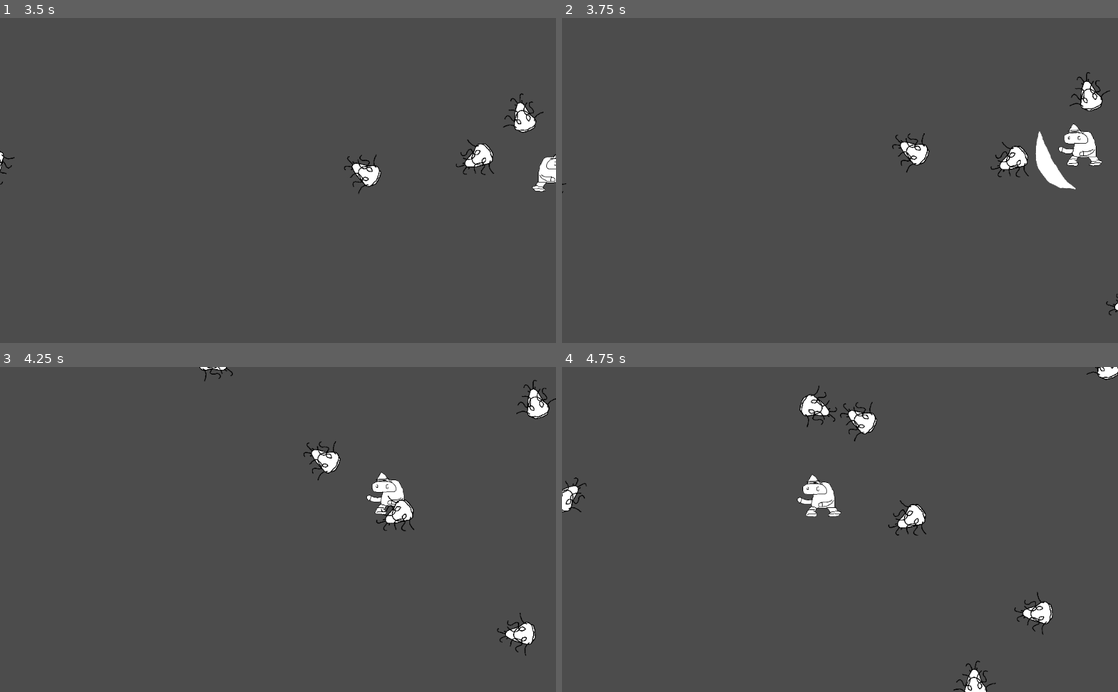
Above: before the commit, frames 1-4 (two rows, left to right).
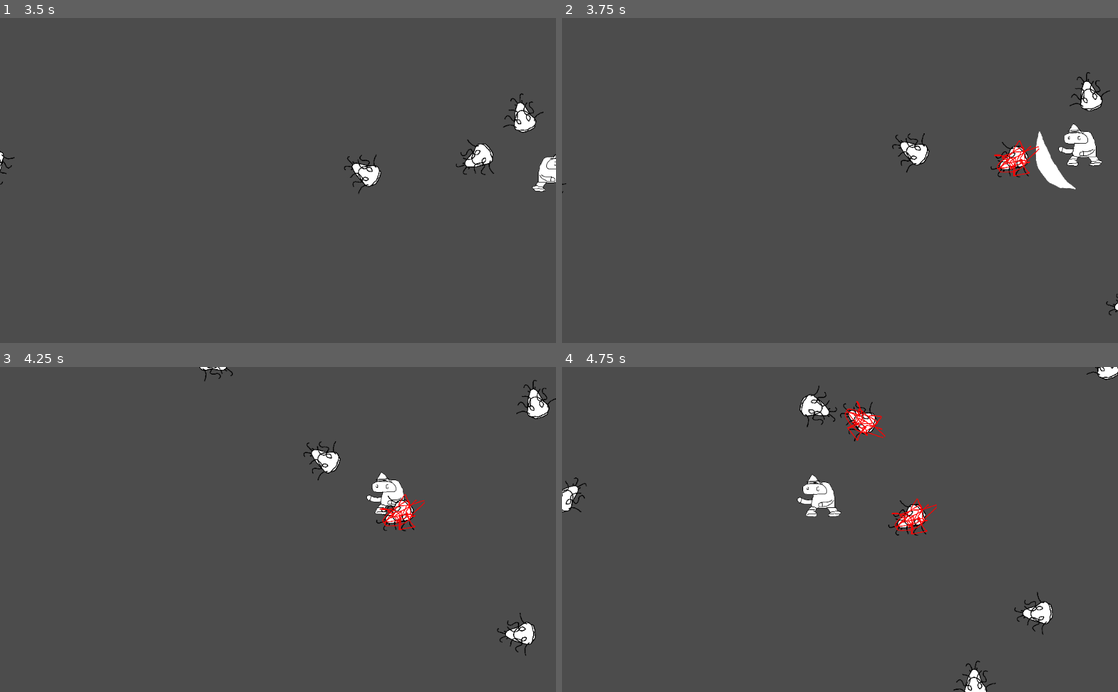
Above: after the commit, the same moments.

Repository: Snorps/deworming
Game: Godot game, scene res://Game.tscn
Two runs of this game, one before a commit and one after it. Both use one fixed random seed, a clock stepped at 60 frames per second and the inputs below.
Inputs (mouse positions are in pixels of both pictures, inside the frame that each line leads up to):
- Up to frame 1 (3.5 s): tap Enter at 0.5 s; move the mouse to (400, 164) at 0.52 s; hold D (move_right) 0.53-1.28 s; click (400, 164) at 0.67 s; move the mouse to (166, 196) at 1.27 s; hold S (move_down) 1.28-2.03 s; click (166, 196) at 1.42 s; move the mouse to (333, 109) at 2.02 s; hold D (move_right) 2.03-2.78 s; click (333, 109) at 2.17 s; move the mouse to (250, 245) at 2.77 s; hold W (move_up) from 2.78 s (still down); click (250, 245) at 2.92 s
- Up to frame 2 (3.75 s): move the mouse to (1006, 229) at 3.52 s; release W (move_up) at 3.53 s; hold A (move_left) from 3.53 s (still down); click (1006, 229) at 3.67 s
- Up to frame 3 (4.25 s): keep holding A (move_left)
- Up to frame 4 (4.75 s): keep holding A (move_left); move the mouse to (673, 480) at 4.27 s; click (673, 480) at 4.42 s

Frame 1 is identical in both runs. In frame 2, 0.3% of the frame differs, in the area x 77-86%, y 37-49%; in frame 3, 0.3%; in frame 4, 0.5%, in the area x 50-68%, y 10-52%.

Commit message:
Allowed enemy killing.

Diff:
--- a/Mob.tscn
+++ b/Mob.tscn
@@ -27,8 +27,15 @@
 frames = SubResource( 1 )
 
 [node name="CollisionPolygon2D" type="CollisionPolygon2D" parent="."]
-polygon = PoolVector2Array( -31, -18, -30, 11, -9, 19, 16, -17 )
+polygon = PoolVector2Array( -30, -18, -30, 11, -9, 19, 15, -17 )
 
 [node name="VisibilityNotifier2D" type="VisibilityNotifier2D" parent="."]
+position = Vector2( 0, -3 )
+scale = Vector2( 3.9, 3.8 )
 
-[connection signal="body_entered" from="." to="." method="_on_Mob_body_entered"]
+[node name="HurtHitbox" type="Area2D" parent="."]
+
+[node name="CollisionPolygon2D" type="CollisionPolygon2D" parent="HurtHitbox"]
+polygon = PoolVector2Array( -34, -38, -37, 14, 10, 32, 41, -30 )
+
+[connection signal="area_entered" from="HurtHitbox" to="." method="_on_Area2D_area_entered"]
--- a/Player.tscn
+++ b/Player.tscn
@@ -39,7 +39,7 @@
 } ]
 
 [sub_resource type="RectangleShape2D" id=3]
-extents = Vector2( 26, 56.5 )
+extents = Vector2( 38, 70 )
 
 [node name="Player" type="Area2D"]
 script = ExtResource( 2 )
@@ -60,9 +60,8 @@
 [node name="HeldItem" type="Node2D" parent="HeldItemContainer"]
 position = Vector2( 45, 0 )
 
-[node name="Melee" type="RigidBody2D" parent="HeldItemContainer/HeldItem"]
+[node name="Melee" type="Area2D" parent="HeldItemContainer/HeldItem"]
 collision_mask = 0
-gravity_scale = 0.0
 
 [node name="MeleeSprite" type="AnimatedSprite" parent="HeldItemContainer/HeldItem/Melee"]
 position = Vector2( 15, 0 )
@@ -73,7 +72,7 @@
 playing = true
 
 [node name="SwordHitbox" type="CollisionShape2D" parent="HeldItemContainer/HeldItem/Melee"]
-position = Vector2( 25, -0.5 )
+position = Vector2( 15, -1.19209e-07 )
 scale = Vector2( 1, 1 )
 shape = SubResource( 3 )
 
--- a/Scripts/Mob.gd
+++ b/Scripts/Mob.gd
@@ -2,13 +2,12 @@
 
 signal hit
 
-func _on_Mob_body_entered(body):
-	print("WAAAAA")
-	$AnimatedSprite.play("dead")
-	emit_signal("hit")
-	# Must be deferred as we can't change physics properties on a physics callback.
-	# $CollisionShape2D.set_deferred("disabled", true)
-
+func _on_Area2D_area_entered(area):
+	if area.name == "Melee":
+		$AnimatedSprite.play("dead")
+		emit_signal("hit")
+		# Must be deferred as we can't change physics properties on a physics callback.
+		# $CollisionShape2D.set_deferred("disabled", true)
 
 # Declare member variables here. Examples:
 # var a = 2
--- a/Scripts/Player.gd
+++ b/Scripts/Player.gd
@@ -76,6 +76,7 @@
 
 func _input(event):
 	if event is InputEventMouseButton:
+		$HeldItemContainer/HeldItem/Melee.set_collision_layer_bit(0, 1)
 		$HeldItemContainer/HeldItem/Melee/MeleeSprite.play("swing")
 	elif event is InputEventMouseMotion:
 		$HeldItemContainer.look_at(event.position)
@@ -87,3 +88,6 @@
 
 func _on_Melee_animation_finished():
 	$HeldItemContainer/HeldItem/Melee/MeleeSprite.play("default")
+	var t = Timer.new()
+	t.set_wait_time(1)
+	$HeldItemContainer/HeldItem/Melee.set_collision_layer_bit(0, 0)
